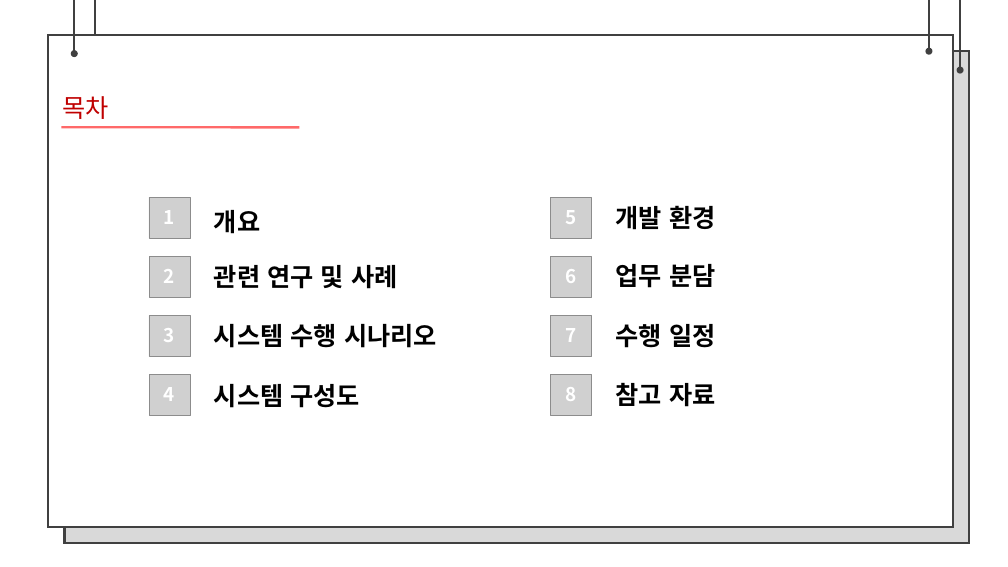
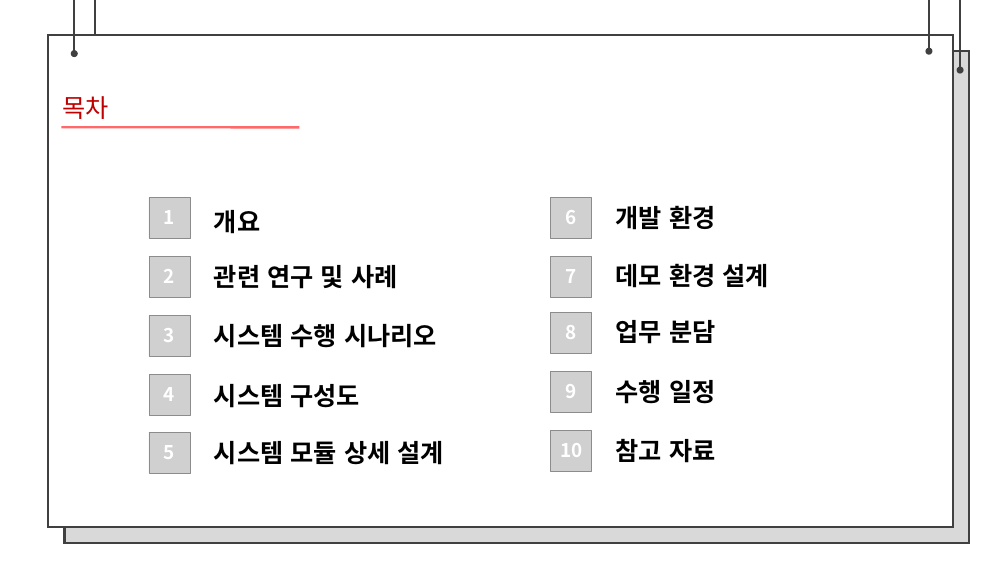
Before and after one commit to bajahoe/gitchana, a slide deck: slide 2 of 제안서 팀장 조동윤, 팀원 임종운.pptx. Drawn at 1008x567 pixels with LibreOffice and Linux fonts; fonts in the diff are those of the drawing; grey boxes stand for pictures; background and template pictures are left out. Boxes give left, top, right and bottom in pixels: in the first picture for what was removed or moved away, otherwise in the second. Text is boxed around its words. In the diff, an @@ line names an element or a change of style, - is before the commit and + after.

Commit message:
자료 업데이트
발표자료 재 작성
제안서 내 사용자 상태정보 구조 변경(시각 - > 날짜, 시간)
그냥 사진

```diff
--- a/제안서 팀장 조동윤, 팀원 임종운.pptx
+++ b/제안서 팀장 조동윤, 팀원 임종운.pptx
@@ picture added at <box>551,256,592,297</box> @@
@@ text added at <box>616,263,769,288</box>, 24 pt, text #000000, bold @@
+데모 환경 설계
@@ 3 texts: place and size @@
-3 texts at <box>566,269,577,401</box>
+3 texts at <box>566,210,577,339</box>
@@ text added at <box>566,384,577,398</box>, 18 pt, text #FFFFFF, bold @@
+9
@@ picture added at <box>149,433,190,473</box> @@
@@ text "5": place and size @@
-text "5" at <box>566,210,577,224</box>
+text "5" at <box>164,445,175,459</box>
@@ text added at <box>214,441,443,465</box>, 24 pt, text #000000, bold @@
+시스템 모듈 상세 설계
@@ text added at <box>560,443,582,457</box>, 18 pt, text #FFFFFF, bold @@
+10
@@ 3 pictures, 3 texts: place and size @@
-3 pictures, 3 texts at <box>551,257,715,416</box>
+3 pictures, 3 texts at <box>551,313,715,472</box>
@@ rounded rectangle added at <box>279,457,449,483</box>, outline #FFFFFF 1 pt dashed @@
```
Also in this commit, not shown: 5 other slides changed, 12 slides added, 2 other files.
